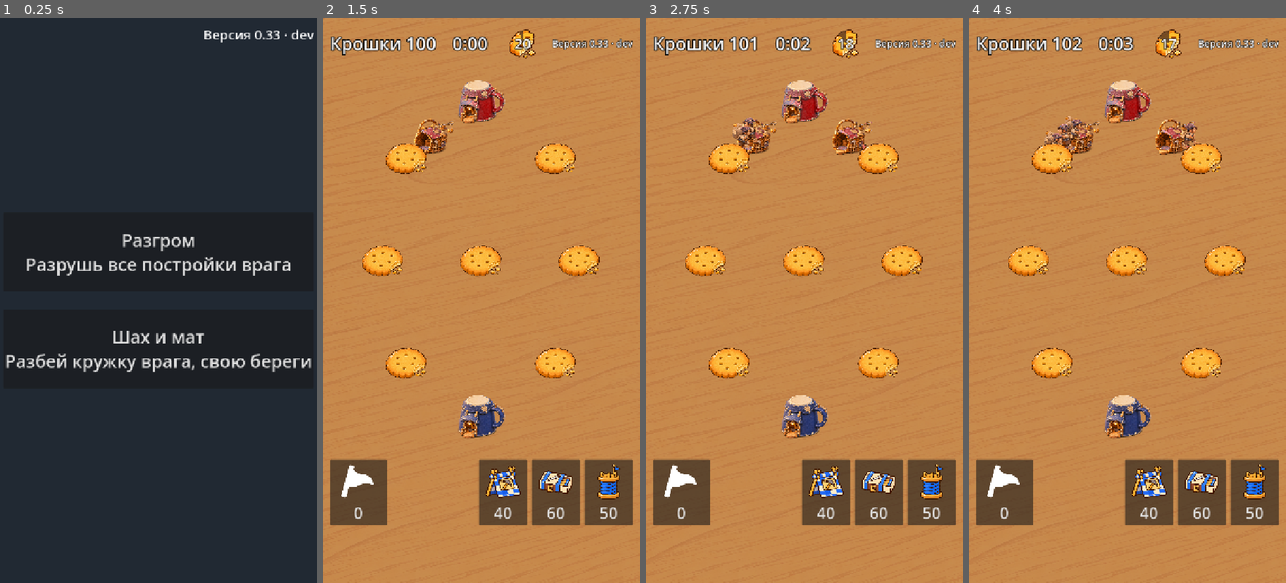
Above: before the commit, frames 1-4 (left to right).
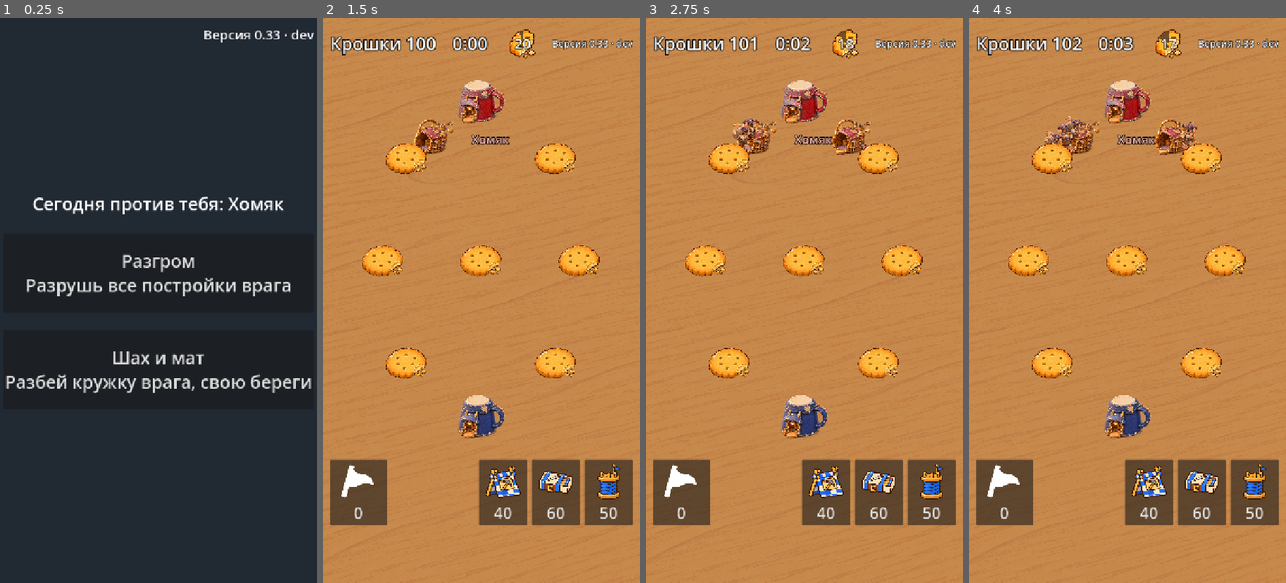
Above: after the commit, the same moments.

Repository: fishert2812/strategy-2d
Game: Godot game, scene res://scenes/main.tscn
Same seed, same stepped clock (60 frames per second), same inputs: the game is played once before the commit and once after it.
Inputs (mouse positions are in pixels of both pictures, inside the frame that each line leads up to):
- Up to frame 1 (0.25 s): no input
- Up to frame 2 (1.5 s): click "Разгром Разрушь все постройки…" at 0.5 s; tap Enter at 1.25 s; move the mouse to (551, 272) at 1.27 s; click (551, 272) at 1.42 s
- Up to frame 3 (2.75 s): drag from (741, 328) to (788, 413) at 2.02 s
- Up to frame 4 (4 s): move the mouse to (1159, 176) at 2.77 s; click (1159, 176) at 2.92 s; drag from (1111, 413) to (1032, 215) at 3.52 s

The runs differ from the first frame. In frame 1, 5.9% of the frame differs, in the area x 1-99%, y 31-67%; in frame 2, 0.2%; in frame 3, 0.2%; in frame 4, 0.2%.

Commit message:
wip характеры

Diff:
--- /dev/null
+++ b/data/enemies.json
@@ -0,0 +1,12 @@
+{
+  "_": "Характеры врага (геймдизайнер, 24.11.2026, design/sim/play_0.32.gd). title — как зовут в меню и у кружки. order — по очереди с запуска, первая партия Хомяк. default — для проверок. camps — лагерей сразу, extra_camp_every — ещё один раз в столько секунд; barracks_after — первая казарма, extra_barracks_every — ещё одна, max_barracks — не больше; raid_after — с какой секунды ходит в набеги, guards — сколько казарм держит дома; forward — ставит казармы к игроку (false — только на своей половине); towers — сколько башен, tower_after и tower_every — когда, tower_place — где (home у лагерей, front у передней казармы, raid у тропы лагеря игрока); target — куда набег (camps — добыча, barracks — ближняя казарма или башня, home — кружка). late_after — с какой секунды берёт числа из late. mirror — казарм не меньше, чем у игрока (так играл враг до характеров).",
+  "order": ["homyak", "zadira", "kamen", "ohotnik"],
+  "default": "zadira",
+  "chars": {
+    "homyak": {"title": "Хомяк", "camps": 3, "extra_camp_every": 90, "barracks_after": 75, "extra_barracks_every": 60, "max_barracks": 3, "raid_after": 150, "guards": 1, "forward": false, "towers": 2, "tower_after": 60, "tower_every": 60, "tower_place": "home", "target": "camps", "late_after": 300, "late": {"target": "home", "guards": 0, "max_barracks": 5, "forward": true}},
+    "zadira": {"title": "Задира", "mirror": true, "camps": 2, "extra_camp_every": 120, "barracks_after": 20, "extra_barracks_every": 45, "max_barracks": 4, "raid_after": 90, "guards": 1, "forward": true, "towers": 0, "tower_after": 0, "tower_every": 0, "tower_place": "", "target": "camps"},
+    "kamen": {"title": "Каменщик", "camps": 2, "extra_camp_every": 120, "barracks_after": 30, "extra_barracks_every": 60, "max_barracks": 3, "raid_after": 120, "guards": 0, "forward": true, "towers": 4, "tower_after": 50, "tower_every": 40, "tower_place": "front", "target": "barracks"},
+    "ohotnik": {"title": "Охотник", "camps": 2, "extra_camp_every": 120, "barracks_after": 20, "extra_barracks_every": 40, "max_barracks": 4, "raid_after": 60, "guards": 0, "forward": true, "towers": 0, "tower_after": 0, "tower_every": 0, "tower_place": "", "target": "home"},
+    "pakost": {"title": "Пакостник", "camps": 2, "extra_camp_every": 120, "barracks_after": 40, "extra_barracks_every": 60, "max_barracks": 3, "raid_after": 100, "guards": 1, "forward": false, "towers": 3, "tower_after": 45, "tower_every": 50, "tower_place": "raid", "target": "camps"}
+  }
+}
--- a/data/game.json
+++ b/data/game.json
@@ -35,5 +35,6 @@
   "_defend": "Защита: бьют лагерь, казарму или башню — ждущие свистка воины казарм не дальше radius от неё бегут защищать; seconds без ударов — возвращаются на пост.",
   "defend": {"radius": 300, "seconds": 5},
   "warrior": {"cost": 4, "speed": 75, "hp": 60, "damage": 10, "hit_every": 0.8, "reach": 26, "aggro": 90, "march_aggro": 100, "siege": 3},
-  "enemy": {"spread": 150, "think": 2.0, "camps": 2, "extra_camp_every": 120, "barracks_after": 20, "extra_barracks_every": 45, "max_barracks": 4, "raid_after": 90, "guards": 1}
+  "_enemy": "Общее для всех характеров врага (сами характеры — data/enemies.json): spread — шаг стройки от своего здания, think — раз в сколько секунд думает, tower_spare — сколько крошек сверх цены башни держит, tower_at — на каком расстоянии ставит башню (у лагеря, у передней казармы, у тропы игрока).",
+  "enemy": {"spread": 150, "think": 2.0, "tower_spare": 20, "tower_at": {"home": 75, "front": 80, "raid": 90}}
 }
--- a/data/look.json
+++ b/data/look.json
@@ -45,7 +45,7 @@
   },
   "_tower": "Башня-лучник Романа на катушке; shot — кадр выстрела со стрелой, показывается на время отдачи.",
   "tower": {
-    "files": ["nk_tower_archer_blue", ""],
+    "files": ["nk_tower_archer_blue", "nk_tower_archer_red"],
     "shot": ["nk_tower_archer_shot_blue", ""],
     "width": 150
   },
@@ -71,6 +71,8 @@
   "_route_settle": "За сколько секунд нарисованная тропа после отпускания подтягивается в чистую форму.",
   "route_settle": 0.25,
   "path_width": 10,
+  "_enemy_name": "Имя характера врага под его кружкой: size — кегль, outline — кайма, below — на сколько ниже середины кружки.",
+  "enemy_name": {"size": 30, "outline": 8, "below": 70},
   "path_edge": {
     "color": "#3B2414",
     "width": 15
--- a/scripts/battle.gd
+++ b/scripts/battle.gd
@@ -78,12 +78,26 @@
 	sim = Sim.new()
 	sim.changed.connect(_on_sim)
 	sim.changed.connect($Feedback.on_sim)
-	enemy = Enemy.new(sim)
+	enemy = Enemy.new(sim, Enemy.upcoming())
+	Enemy.played += 1
 	box = BlackBox.new()
 	sim.changed.connect(box.on_sim)
 	flag_button.text = "0"
 	for b in sim.buildings:
 		_on_sim("built", b)
+	# Кто против тебя: имя характера под кружкой врага.
+	var mug: Sprite2D = _sprites[sim.of_side(Sim.ENEMY, "home")[0].id]
+	var who := Label.new()
+	who.name = "Who"
+	who.text = Enemy.title(enemy.who)
+	who.add_theme_font_size_override("font_size", look.enemy_name.size)
+	who.add_theme_color_override("font_color", Color(look.path_colors[Sim.ENEMY]).lightened(0.5))
+	who.add_theme_constant_override("outline_size", look.enemy_name.outline)
+	who.add_theme_color_override("font_outline_color", Color.BLACK)
+	who.size = who.get_minimum_size()
+	who.scale = Vector2.ONE / mug.scale
+	who.position = Vector2(-who.size.x / 2, look.enemy_name.below) / mug.scale
+	mug.add_child(who)
 	for d in sim.deposits:
 		_add_sprite(d.id, look.deposit, _tex(look.deposit.states[0][1]), d.pos)
 	$End.hide()
@@ -509,10 +523,10 @@
 				t.tween_property(tw, "position", home, 0.15)
 				t.parallel().tween_property(tw, "scale", tw.get_meta("size", tw.scale), 0.15)
 				# Кадр выстрела со стрелой на время отдачи, потом обычная башня.
-				var shot: String = look.tower.get("shot", ["", ""])[Sim.PLAYER]
+				var shot: String = look.tower.get("shot", ["", ""])[data.side]
 				if not shot.is_empty():
 					tw.texture = _tex(shot)
-					t.tween_callback(func(): tw.texture = _tex(look.tower.files[Sim.PLAYER])).set_delay(0.1)
+					t.tween_callback(func(): tw.texture = _tex(look.tower.files[data.side])).set_delay(0.1)
 		"killed":
 			motion.hop(_units.get(data.get("by")), 2)
 		"whistle":
--- a/scripts/enemy.gd
+++ b/scripts/enemy.gd
@@ -1,15 +1,34 @@
 class_name Enemy
 extends RefCounted
-## Враг играет по тем же правилам и ценам: ставит лагеря к залежам, потом казармы и набеги.
-## Сложность — числа в data/game.json, раздел enemy.
+## Враг играет по тем же правилам и ценам. Характер (data/enemies.json) — как он строит, когда и куда нападает,
+## ставит ли башни. Первая партия — спокойный Хомяк, дальше по очереди (Роман 24.11: «бот ведет себя одинаково»).
+
+const CHARS := "res://data/enemies.json"
+static var played := 0  # сколько партий сыграно с запуска: по нему следующий характер
 
 var sim: Sim
 var side := Sim.ENEMY
+var who: String
+var p: Dictionary
+var towers_built := 0
 var _wait := 0.0
 
 
-func _init(s: Sim) -> void:
+## Характер следующей партии.
+static func upcoming() -> String:
+	var order: Array = JSON.parse_string(FileAccess.get_file_as_string(CHARS)).order
+	return order[played % order.size()]
+
+
+static func title(name: String) -> String:
+	return JSON.parse_string(FileAccess.get_file_as_string(CHARS)).chars[name].title
+
+
+func _init(s: Sim, name := "") -> void:
 	sim = s
+	var all: Dictionary = JSON.parse_string(FileAccess.get_file_as_string(CHARS))
+	who = name if name != "" else all.default
+	p = all.chars[who].duplicate()
 
 
 func step(dt: float) -> void:
@@ -17,27 +36,95 @@
 	if _wait > 0 or sim.winner != -1:
 		return
 	_wait = sim.cfg.enemy.think
-	var e: Dictionary = sim.cfg.enemy
+	if p.has("late_after") and sim.time >= p.late_after and p.target != "home":
+		p.merge(p.late, true)  # Хомяк к пятой минуте наелся и идёт на кружку всем
+		for b in sim.of_side(side, "barracks"):
+			b.target = {}
 	for camp in sim.of_side(side, "camp"):
 		if camp.target.is_empty() or camp.target.gold <= 0:
 			var d := _free_deposit(camp.pos)
 			if not d.is_empty():
 				sim.set_path(camp, d.pos)
-	for b in sim.of_side(side, "barracks").slice(e.guards):
-		if sim.time >= e.raid_after and (b.target.is_empty() or b.target.hp <= 0):
-			var t := _raid_target()
+	for b in sim.of_side(side, "barracks").slice(p.guards):
+		if sim.time >= p.raid_after and (b.target.is_empty() or b.target.hp <= 0):
+			var t := _aim()
 			if not t.is_empty():
 				sim.set_path(b, t.pos)
 	var camps := sim.of_side(side, "camp").size()
 	var barracks := sim.of_side(side, "barracks").size()
-	if camps < e.camps + int(sim.time / e.extra_camp_every):
+	var his_home := Sim._v(sim.cfg.homes[1 - side])
+	if camps < p.camps + int(sim.time / p.extra_camp_every):
 		var d := _free_deposit(Sim._v(sim.cfg.homes[side]))
 		if not d.is_empty():
 			var camp := _build("camp", d.pos)
 			if not camp.is_empty():
 				sim.set_path(camp, d.pos)
-	elif sim.time >= e.barracks_after and barracks < mini(e.max_barracks, maxi(sim.of_side(1 - side, "barracks").size(), 1 + int(sim.time / e.extra_barracks_every))):
-		_build("barracks", Sim._v(sim.cfg.homes[1 - side]))
+	elif _want_tower(his_home):
+		sim.build(side, "tower", _tower_spot(his_home))
+		towers_built += 1
+	elif sim.time >= p.barracks_after and barracks < mini(p.max_barracks, _barracks_wanted()):
+		_build("barracks", his_home)
+
+
+## Сколько казарм хочет сейчас: Задира (mirror) — не меньше, чем у игрока, и одна в extra_barracks_every с начала;
+## остальные — одна в extra_barracks_every с первой.
+func _barracks_wanted() -> int:
+	if p.get("mirror", false):
+		return maxi(sim.of_side(1 - side, "barracks").size(), 1 + int(sim.time / p.extra_barracks_every))
+	return 1 + int((sim.time - p.barracks_after) / p.extra_barracks_every)
+
+
+## Башня по характеру: не раньше tower_after и по одной в tower_every, когда крошек хватает с запасом.
+func _want_tower(his_home: Vector2) -> bool:
+	if towers_built >= p.towers or sim.time < p.tower_after + towers_built * p.tower_every:
+		return false
+	if sim.gold[side] < sim.cfg.buildings.tower.cost + sim.cfg.enemy.tower_spare:
+		return false
+	var at := _tower_spot(his_home)
+	if at == Vector2.INF:
+		return false
+	if sim.can_build(side, "tower", at) != "":
+		towers_built += 1  # место занято: эту башню пропускаем
+		return false
+	return true
+
+
+## home — у своего лагеря в сторону игрока; front — у самой передней казармы, слева и справа по очереди;
+## raid — у середины тропы лагеря игрока, со своей стороны.
+func _tower_spot(his_home: Vector2) -> Vector2:
+	var t: Dictionary = sim.cfg.enemy.tower_at
+	if p.tower_place == "home":
+		var cs := sim.of_side(side, "camp")
+		if cs.is_empty():
+			return Vector2.INF
+		var from: Vector2 = cs[towers_built % cs.size()].pos
+		return from + (his_home - from).normalized() * t.home
+	if p.tower_place == "front":
+		var bs := sim.of_side(side, "barracks")
+		if bs.is_empty():
+			return Vector2.INF
+		var from: Vector2 = bs.reduce(func(a, b): return b if b.pos.distance_to(his_home) < a.pos.distance_to(his_home) else a, bs[0]).pos
+		return from + (his_home - from).normalized().rotated(0.7 * (1 if towers_built % 2 == 0 else -1)) * t.front
+	if p.tower_place == "raid":
+		var cs := sim.of_side(1 - side, "camp").filter(func(c): return not c.target.is_empty() and c.target.gold > 0)
+		if cs.is_empty():
+			return Vector2.INF
+		var c: Dictionary = cs[towers_built % cs.size()]
+		var mid: Vector2 = (c.pos + c.target.pos) / 2.0
+		return mid + (Sim._v(sim.cfg.homes[side]) - mid).normalized() * t.raid
+	return Vector2.INF
+
+
+## Цель набега по характеру: кружка, ближняя казарма или башня игрока, иначе его добыча.
+func _aim() -> Dictionary:
+	if p.target == "home" and not sim.of_side(1 - side, "home").is_empty():
+		return sim.of_side(1 - side, "home")[0]
+	if p.target == "barracks":
+		var home := Sim._v(sim.cfg.homes[side])
+		var near := sim.of_side(1 - side, "barracks") + sim.of_side(1 - side, "tower")
+		if not near.is_empty():
+			return near.reduce(func(a, b): return b if b.pos.distance_to(home) < a.pos.distance_to(home) else a, near[0])
+	return _raid_target()
 
 
 ## Ближайшая к точке залежь с золотом, к которой ещё не идёт наша тропа.
@@ -67,12 +154,13 @@
 	return best
 
 
-## Строит как можно ближе к цели: шаг от своего здания в её сторону.
+## Строит как можно ближе к цели: шаг от своего здания в её сторону. Без forward казармы — только на своей половине.
 func _build(kind: String, toward: Vector2) -> Dictionary:
 	var best := Vector2.INF
 	for b in sim.of_side(side):
 		for turn in [0.0, 0.6, -0.6, 1.2, -1.2]:
-			var p: Vector2 = b.pos + (toward - b.pos).limit_length(sim.cfg.enemy.spread).rotated(turn)
-			if sim.can_build(side, kind, p) == "" and p.distance_to(toward) < best.distance_to(toward):
-				best = p
+			var q: Vector2 = b.pos + (toward - b.pos).limit_length(sim.cfg.enemy.spread).rotated(turn)
+			var own_half: bool = absf(q.y - Sim._v(sim.cfg.homes[side]).y) < sim.cfg.field[1] * 0.45
+			if (p.forward or kind == "camp" or own_half) and sim.can_build(side, kind, q) == "" and q.distance_to(toward) < best.distance_to(toward):
+				best = q
 	return {} if best == Vector2.INF else sim.build(side, kind, best)
--- a/scripts/main.gd
+++ b/scripts/main.gd
@@ -16,6 +16,13 @@
 		modes[m].text = "%s\n%s" % [info[m].title, info[m].hint]
 		modes[m].custom_minimum_size = Vector2(ceilf(MIN_BUTTON * 7.8), ceilf(MIN_BUTTON * 2.2))
 		modes[m].pressed.connect(start.bind(m))
+	# Кто против тебя сегодня: первая партия — спокойный Хомяк, дальше по очереди.
+	var foe := Label.new()
+	foe.text = "Сегодня против тебя: %s" % Enemy.title(Enemy.upcoming())
+	foe.horizontal_alignment = HORIZONTAL_ALIGNMENT_CENTER
+	foe.add_theme_font_size_override("font_size", 40)
+	$Safe/Center/Box.add_child(foe)
+	$Safe/Center/Box.move_child(foe, 0)
 	SafeArea.apply($Safe)
 
 
--- a/tests/test_enemy.gd
+++ b/tests/test_enemy.gd
@@ -78,3 +78,32 @@
 	if wins <= 6 or median > 600.0:
 		return "простой игрок: побед %d из 12, медиана конца %d с (ждали больше 6 и не дольше 600)" % [wins, median]
 	return ""
+
+
+## Зачем игроку (Роман 24.11: «игры одинаковые, бот ведет себя одинаково, не пользуется башнями»): у врага характер.
+## Простой игрок против спокойного Хомяка (первая партия новичка) живёт хотя бы вдвое дольше, чем против Охотника;
+## Хомяк и Каменщик ставят башни.
+func test_enemy_characters_play_differently() -> String:
+	var ends := {}
+	var towers := {}
+	for who in ["homyak", "ohotnik", "kamen"]:
+		var sim := Sim.new()
+		var enemy := Enemy.new(sim, who)
+		var think := 0.0
+		while sim.winner == -1 and sim.time < 900:
+			enemy.step(DT)
+			sim.step(DT)
+			think += DT
+			if think >= 2.0:
+				think = 0.0
+				_rush(sim)
+			towers[who] = maxi(towers.get(who, 0), enemy.towers_built)
+		ends[who] = sim.time
+	print("    простой игрок: против Хомяка %d с, против Охотника %d с; башен у Хомяка %d, у Каменщика %d" % [ends.homyak, ends.ohotnik, towers.homyak, towers.kamen])
+	if ends.homyak < ends.ohotnik * 2.0:
+		return "Хомяк и Охотник играют похоже: партии %d с и %d с" % [ends.homyak, ends.ohotnik]
+	if towers.homyak == 0 or towers.kamen == 0:
+		return "башни не ставит: Хомяк %d, Каменщик %d" % [towers.homyak, towers.kamen]
+	if Enemy.new(Sim.new()).who != "zadira" or JSON.parse_string(FileAccess.get_file_as_string(Enemy.CHARS)).order[0] != "homyak":
+		return "первая партия не против Хомяка или проверки не против Задиры"
+	return ""
--- a/tests/test_motion.gd
+++ b/tests/test_motion.gd
@@ -47,7 +47,7 @@
 	var battle := _battle()
 	var shown: Sim = battle.sim
 	var bare := Sim.new()
-	var enemy := Enemy.new(bare)
+	var enemy := Enemy.new(bare, battle.enemy.who)  # тот же характер врага, что на экране
 	for i in int(240 / DT):
 		battle._process(DT)
 		enemy.step(DT)
Binary file added: art/table/nk_tower_archer_red.png
Not shown, added: art/table/nk_tower_archer_red.png.import
Not shown, changed: art/LICENSES.md
